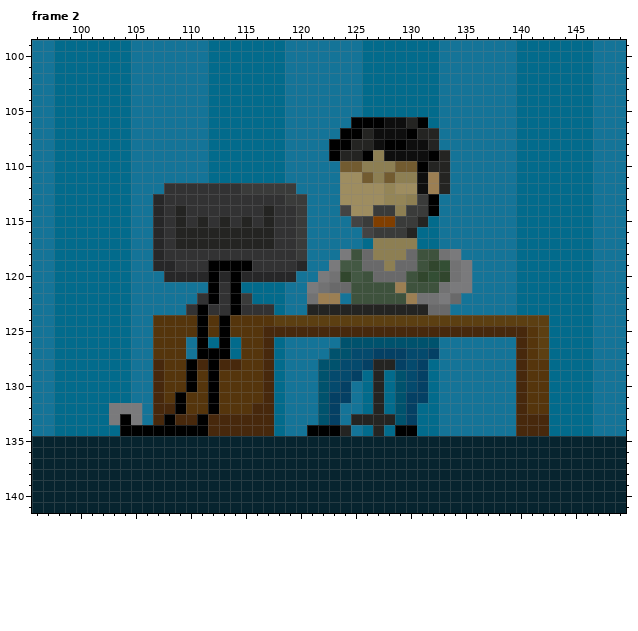
One commit to this pixel-art file: src/sprites/level0/level0.ase. Above: the version before the commit.
320x180 pixels, 8 frames. Colours within 5 levels of each other are drawn and written as one. Shown: frame 2: x 96..149, y 99..141. The commit also changed other frames or places, which this record leaves out.
After the commit:
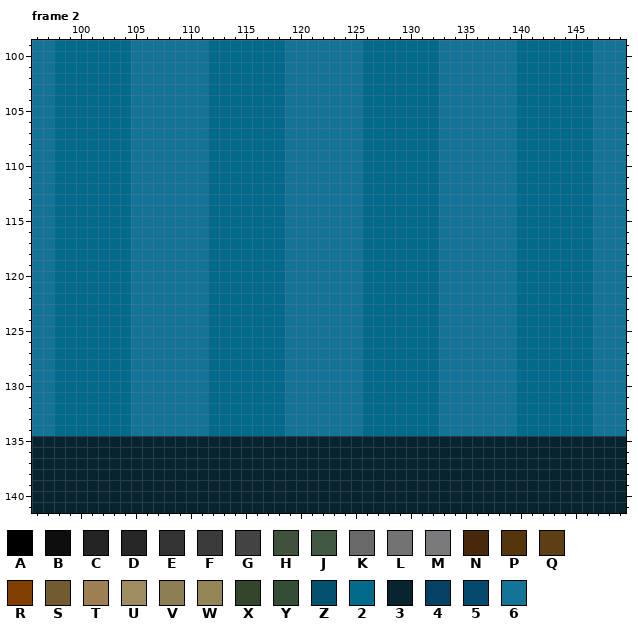
Palette (. is transparent): A #000000  B #0e0e0e  C #242422  D #272728  E #323233  F #3a3b3a  G #434344  H #3e523d  J #435843  K #69696a  L #727273  M #7a7a7c  N #47280c  P #55350c  Q #5c3f12  R #803e00  S #725b30  T #9c7f53  U #9e8d60  V #8d7f53  W #948557  X #31462d  Y #334e34  Z #00526d  2 #026b8c  3 #07242f  4 #044064  5 #044a6d  6 #147498
From old to new:
layer "Developer behind the desk/Desk" now hidden
layer "Developer behind the desk/Developer" now hidden
layer "Developer behind the desk/Right arm" now hidden
layer "Developer behind the desk/Left arm" now hidden
layer "Developer behind the desk/Comp" now hidden
layer "Developer behind the desk/Chair" now hidden
layer "Developer behind the desk/Bottom" now hidden
Changed rows in their new state; - is an unchanged pixel.
Frame 2:
first column x 103:
106 ----------------------6222222-----------
107 ---------------------662222222----------
108 --------------------6662222222----------
109 --------------------66622222226---------
110 ---------------------6622222226---------
111 ---------------------6622222226---------
112 -----666622222226----6622222226---------
113 ----66666222222266---662222222----------
114 ----66666222222266---662222222----------
115 ----66666222222266----6222222-----------
116 ----66666222222266-----22222------------
117 ----66666222222266------2222------------
118 ----66666222222266---66222222266--------
119 ----66666222222266--6662222222666-------
120 -----666622222226--66662222222666-------
121 ---------222------666662222222666-------
122 --------62222-----666-6222222266--------
123 -------66222222---6666622222226---------
124 ----666662222222666666622222226666666222
125 ----666662222222666666622222226666666222
126 ----666-6-2-222------662222222-------222
127 ----666-622-222-----6662222222-------222
128 ----66666222222----6666222222--------222
129 ----66666222222----6666-2-222--------222
130 ----66666222222----666--2-222--------222
131 ----66666222222----666--2-222--------222
132 226-66666222222----66---2-22---------222
133 226-66666222222----66-622222---------222
134 -26666666222222---6666--2-22---------222
Changed places in both pictures, as pixel boxes (x1, y1, x2, y2):
changed: (109, 117, 549, 436)
